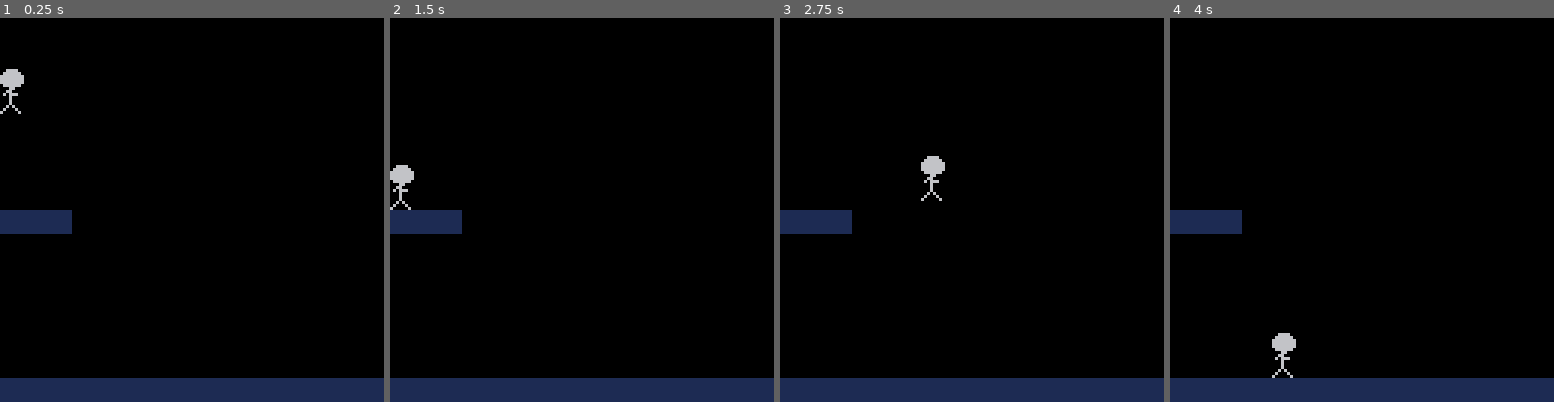
Above: before the commit, frames 1-4 (left to right).
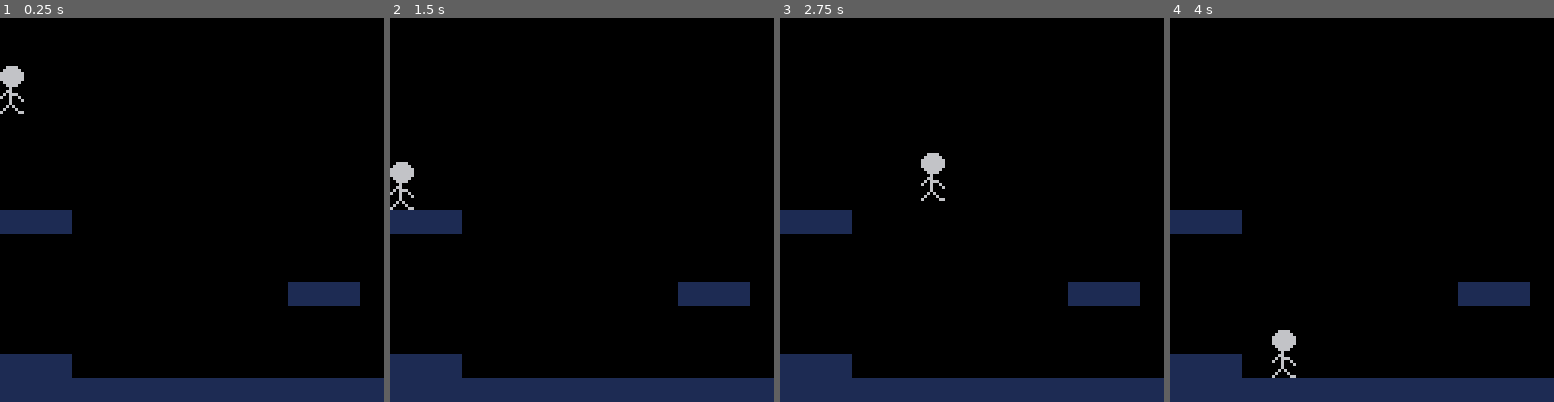
Above: after the commit, the same moments.

Repository: xMunchy/Mirror_Image
Game: PICO-8 cartridge prog.p8
The game is run twice, just before and just after one commit, with the same random seed, the same clock (stepped at 60 frames per second) and the same inputs.
Inputs:
- Up to frame 1 (0.25 s): no input
- Up to frame 2 (1.5 s): no input
- Up to frame 3 (2.75 s): hold Right 1.6-2.1 s; hold Up 2.15-2.42 s; hold Right from 2.47 s (still down)
- Up to frame 4 (4 s): release Right at 3.03 s; hold Left 3.08-3.58 s

The runs differ from the first frame. In frame 1, 2.4% of the frame differs, in the area x 0-94%, y 12-94%; in frame 2, 2.4%; in frame 3, 2.4%; in frame 4, 2.4%.

Commit message:
add better collision detection
only 2 functions, one for horizontal movement and one for vertical movement.

Diff:
--- a/prog.p8
+++ b/prog.p8
@@ -64,6 +64,11 @@
 
 function jump()
  local dt = time() - player.jump_tprev
+ --check for ceiling
+ if v_collide(player.x,player.x+7,player.y-1,0)
+ then
+  player.jump_h = 0 --end jump
+ end
  if dt > 0.005 and
     player.jump_h > 0
  then --do some jumping
@@ -78,18 +83,41 @@
  local y = (player.y+15+1)/8
  local x1 = (player.x)/8
  local x2 = (player.x+7)/8
- if fget(mget(x1,y),0) or
-    fget(mget(x2,y),0)
+ if v_collide(player.x,player.x+7,player.y+16,0)
  then
   player.njump = 0
  else
   if(not player.is_jumping) player.y += 1
  end
 end
+
+function h_collide(x,y1,y2,flag)
+ x = x/8
+ y1 = y1
+ y2 = y2
+ for i=y1,y2 do
+  if fget(mget(x,i/8),flag) then
+   return true
+  end
+ end
+ return false
+end
+
+function v_collide(x1,x2,y,flag)
+ x1 = x1
+ x2 = x2
+ y = y/8
+ for i=x1,x2 do
+  if fget(mget(i/8,y),flag) then
+   return true
+  end
+ end
+ return false
+end
 -->8
 function _update60()
- if(btn(0)) player.x -= 1
- if(btn(1)) player.x += 1
+ if(btn(0) and not h_collide(player.x-1,player.y,player.y+15,0)) player.x -= 1
+ if(btn(1) and not h_collide(player.x+8,player.y,player.y+15,0)) player.x += 1
  if btnp(2) and can_jump() then
   start_jump()
  end
@@ -103,22 +131,22 @@
  spr(player.s,player.x,player.y,player.s_w,player.s_h)
 end
 __gfx__
-00000000000000000000000011111111000000000000000000000000000000000000000000000000000000000000000000000000000000000000000000000000
 00000000006666000000000011111111000000000000000000000000000000000000000000000000000000000000000000000000000000000000000000000000
-00700700066666600000000011111111000000000000000000000000000000000000000000000000000000000000000000000000000000000000000000000000
+00000000066666600000000011111111000000000000000000000000000000000000000000000000000000000000000000000000000000000000000000000000
+00700700666666660000000011111111000000000000000000000000000000000000000000000000000000000000000000000000000000000000000000000000
 00077000666666660000000011111111000000000000000000000000000000000000000000000000000000000000000000000000000000000000000000000000
 00077000666666660000000011111111000000000000000000000000000000000000000000000000000000000000000000000000000000000000000000000000
-00700700666666660000000011111111000000000000000000000000000000000000000000000000000000000000000000000000000000000000000000000000
-00000000066666600000000011111111000000000000000000000000000000000000000000000000000000000000000000000000000000000000000000000000
-00000000000660000000000011111111000000000000000000000000000000000000000000000000000000000000000000000000000000000000000000000000
+00700700066666600000000011111111000000000000000000000000000000000000000000000000000000000000000000000000000000000000000000000000
+00000000006666000000000011111111000000000000000000000000000000000000000000000000000000000000000000000000000000000000000000000000
+00000000000600000000000011111111000000000000000000000000000000000000000000000000000000000000000000000000000000000000000000000000
 00000000006600000066660000000000000000000000000000000000000000000000000000000000000000000000000000000000000000000000000000000000
 00000000060666000666666000000000000000000000000000000000000000000000000000000000000000000000000000000000000000000000000000000000
-00000000000600000666666000000000000000000000000000000000000000000000000000000000000000000000000000000000000000000000000000000000
-00000000000600000666666000000000000000000000000000000000000000000000000000000000000000000000000000000000000000000000000000000000
+00000000600600600666666000000000000000000000000000000000000000000000000000000000000000000000000000000000000000000000000000000000
+00000000000600060666666000000000000000000000000000000000000000000000000000000000000000000000000000000000000000000000000000000000
 00000000000600000066660000000000000000000000000000000000000000000000000000000000000000000000000000000000000000000000000000000000
 00000000006060000000600000000000000000000000000000000000000000000000000000000000000000000000000000000000000000000000000000000000
 00000000060006000000600000000000000000000000000000000000000000000000000000000000000000000000000000000000000000000000000000000000
-00000000600000600066666000000000000000000000000000000000000000000000000000000000000000000000000000000000000000000000000000000000
+00000000600000660066666000000000000000000000000000000000000000000000000000000000000000000000000000000000000000000000000000000000
 __gff__
 0000000100000000000000000000000000000000000000000000000000000000000000000000000000000000000000000000000000000000000000000000000000000000000000000000000000000000000000000000000000000000000000000000000000000000000000000000000000000000000000000000000000000000
 0000000000000000000000000000000000000000000000000000000000000000000000000000000000000000000000000000000000000000000000000000000000000000000000000000000000000000000000000000000000000000000000000000000000000000000000000000000000000000000000000000000000000000
@@ -134,8 +162,8 @@
 0303030000000000000000000000000000000000000000000000000000000000000000000000000000000000000000000000000000000000000000000000000000000000000000000000000000000000000000000000000000000000000000000000000000000000000000000000000000000000000000000000000000000000
 0000000000000000000000000000000000000000000000000000000000000000000000000000000000000000000000000000000000000000000000000000000000000000000000000000000000000000000000000000000000000000000000000000000000000000000000000000000000000000000000000000000000000000
 0000000000000000000000000000000000000000000000000000000000000000000000000000000000000000000000000000000000000000000000000000000000000000000000000000000000000000000000000000000000000000000000000000000000000000000000000000000000000000000000000000000000000000
+0000000000000000000000000303030000000000000000000000000000000000000000000000000000000000000000000000000000000000000000000000000000000000000000000000000000000000000000000000000000000000000000000000000000000000000000000000000000000000000000000000000000000000
 0000000000000000000000000000000000000000000000000000000000000000000000000000000000000000000000000000000000000000000000000000000000000000000000000000000000000000000000000000000000000000000000000000000000000000000000000000000000000000000000000000000000000000
 0000000000000000000000000000000000000000000000000000000000000000000000000000000000000000000000000000000000000000000000000000000000000000000000000000000000000000000000000000000000000000000000000000000000000000000000000000000000000000000000000000000000000000
-0000000000000000000000000000000000000000000000000000000000000000000000000000000000000000000000000000000000000000000000000000000000000000000000000000000000000000000000000000000000000000000000000000000000000000000000000000000000000000000000000000000000000000
-0000000000000000000000000000000000000000000000000000000000000000000000000000000000000000000000000000000000000000000000000000000000000000000000000000000000000000000000000000000000000000000000000000000000000000000000000000000000000000000000000000000000000000
+0303030000000000000000000000000000000000000000000000000000000000000000000000000000000000000000000000000000000000000000000000000000000000000000000000000000000000000000000000000000000000000000000000000000000000000000000000000000000000000000000000000000000000
 0303030303030303030303030303030300000000000000000000000000000000000000000000000000000000000000000000000000000000000000000000000000000000000000000000000000000000000000000000000000000000000000000000000000000000000000000000000000000000000000000000000000000000
